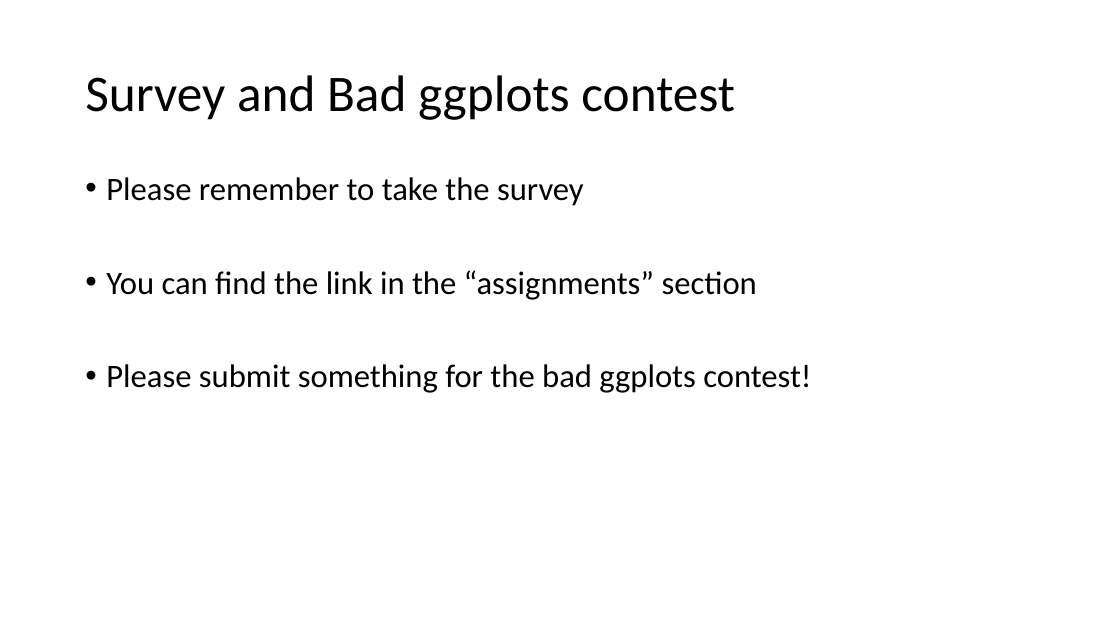
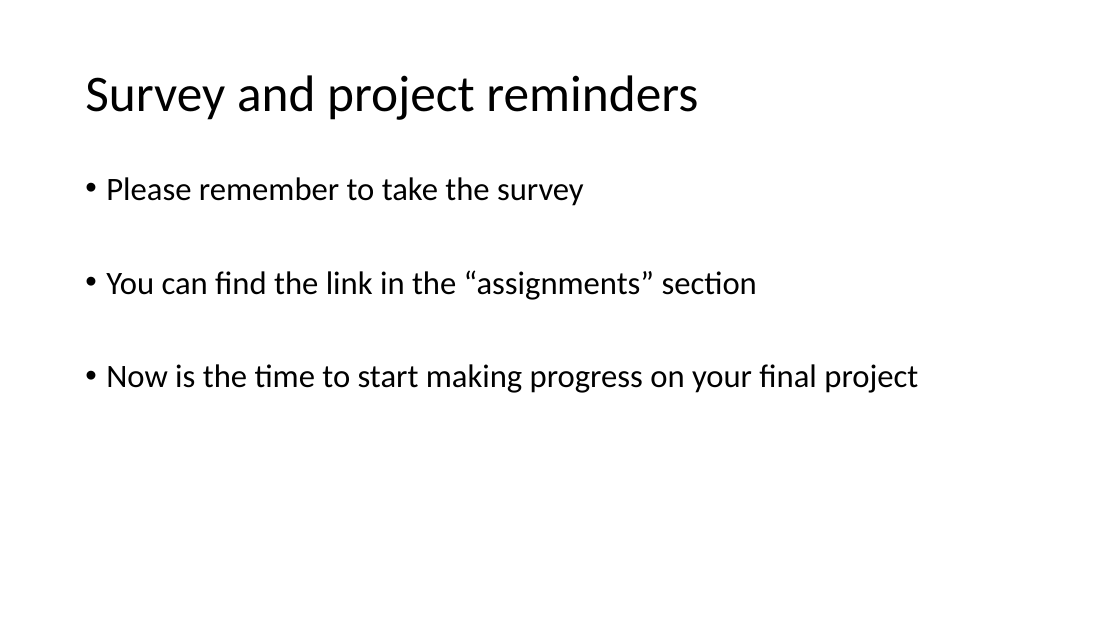
Before and after one commit to VTQuantMethodsEEB/klangwig, a slide deck: slide 1 of lectures/week_11_model_selection/le11_assignment.pptx. Drawn at 1120x630 pixels with LibreOffice and Linux fonts; fonts in the diff are those of the drawing. Boxes give left, top, right and bottom in pixels: in the first picture for what was removed or moved away, otherwise in the second. Text is boxed around its words. In the diff, an @@ line names an element or a change of style, - is before the commit and + after.

```diff
--- a/lectures/week_11_model_selection/le11_assignment.pptx
+++ b/lectures/week_11_model_selection/le11_assignment.pptx
@@ title at (85,75,698,120): text changed @@
-Survey and Bad ggplots contest
+Survey and project reminders
@@ text at (106,364,918,393): text changed @@
-• Please submit something for the bad ggplots contest!
+• Now is the time to start making progress on your final project
```
Also in this commit, not shown: 1 slide added, 3 other files.
